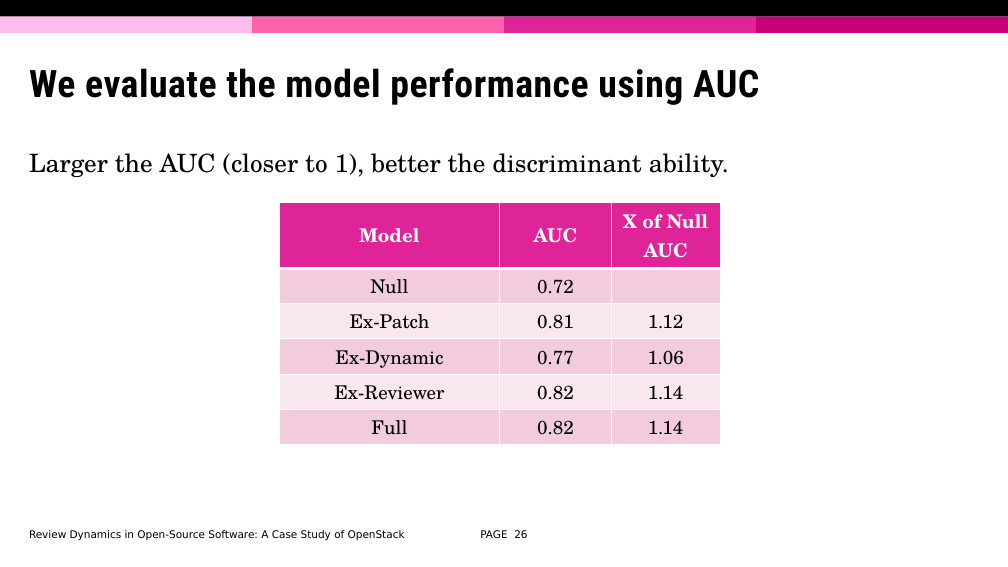
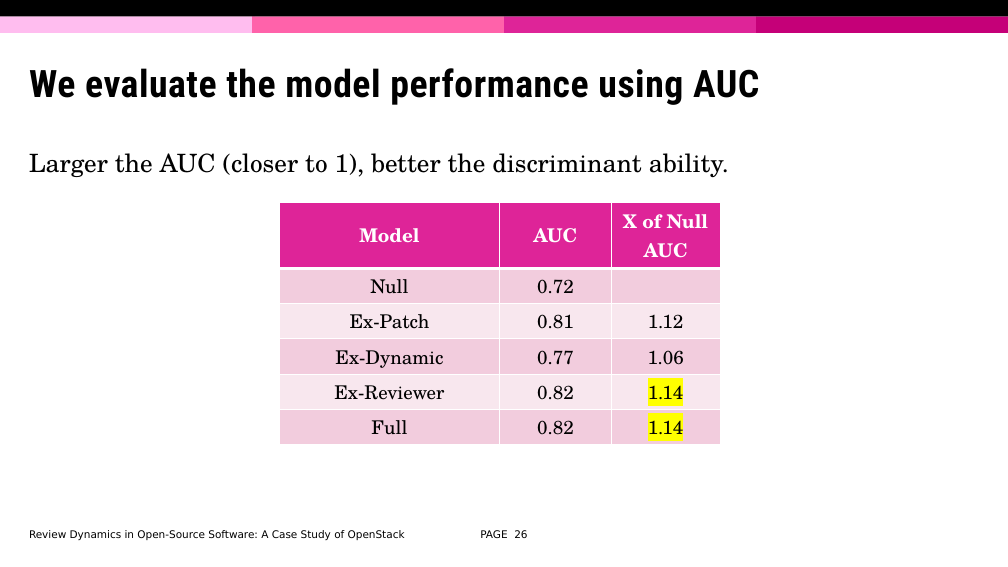
Before and after one commit to david-siqi-liu/review-dynamics-openstack, a slide deck: slide 26 of presentation/review-dynamics-openstack.pptx. Drawn at 1008x567 pixels with LibreOffice and Linux fonts; fonts in the diff are those of the drawing; background and template pictures are left out. Boxes give left, top, right and bottom in pixels: in the first picture for what was removed or moved away, otherwise in the second. Text is boxed around its words. In the diff, an @@ line names an element or a change of style, - is before the commit and + after.

```diff
--- a/presentation/review-dynamics-openstack.pptx
+++ b/presentation/review-dynamics-openstack.pptx
@@ table at [280,202,721,445] @@
@@ highlight none to #FFFF00 in "1.14", "1.14" @@
```
Also in this commit, not shown: 9 other slides changed, 3 slides added, 2 other files.
